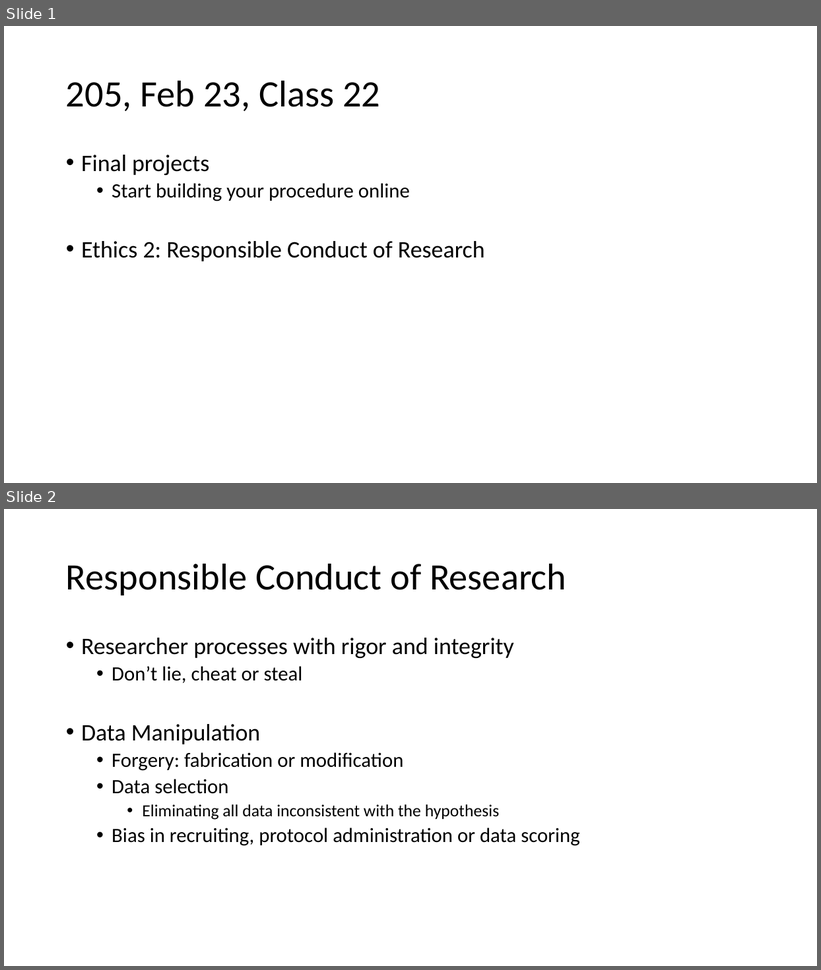
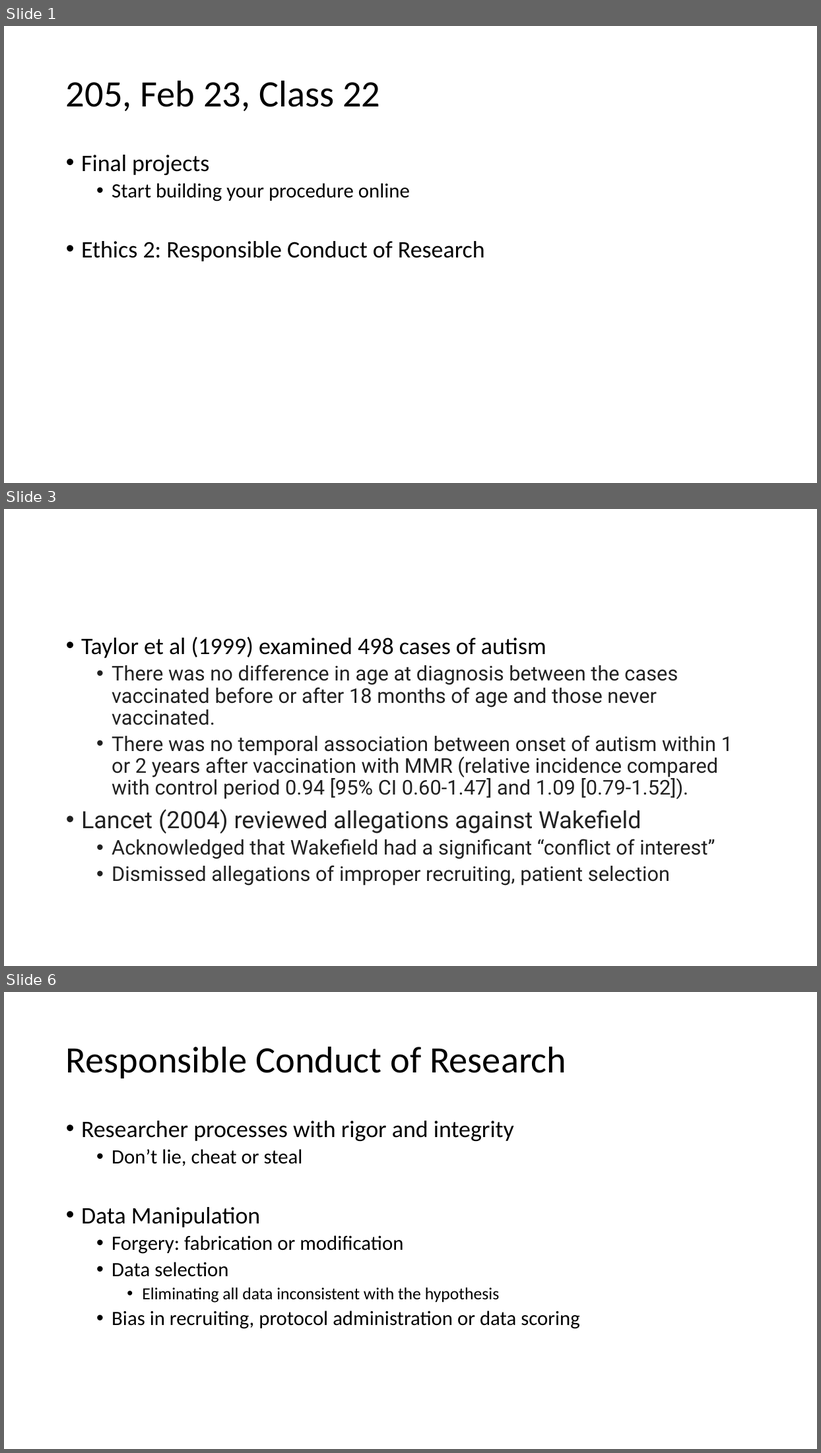
Before and after one commit to preber/Research-Methods, a slide deck: Class Slides 2024/Class 22.pptx. Shown one above the other, each under a label of ours: slides 1 and 2 before the commit, slides 1, 3 and 6 after it; the slides between them are not shown. The pictures are 821x970 and 821x1453 pixels, drawn with LibreOffice and Linux fonts; fonts in the diff are those of the drawing. Boxes give left, top, right and bottom in pixels: in the first picture for what was removed or moved away, otherwise in the second. Text is boxed around its words. In the diff, an @@ line names an element or a change of style, - is before the commit and + after.

```diff
--- a/Class Slides 2024/Class 22.pptx
+++ b/Class Slides 2024/Class 22.pptx
@@ slide 3 added at box(4, 509, 817, 966), background #FFFFFF @@
@@ text added at box(81, 637, 733, 886), 24 pt, text #212121 @@
+• Taylor et al (1999) examined 498 cases of autism
+  • There was no difference in age at diagnosis between the cases vaccinated before or after 18 months of age and those never vaccinated.
+  • There was no temporal association between onset of autism within 1 or 2 years after vaccination with MMR (relative incidence compared with control period 0.94 [95% CI 0.60-1.47] and 1.09 [0.79-1.52]).
+• Lancet (2004) reviewed allegations against Wakefield
+  • Acknowledged that Wakefield had a significant “conflict of interest”
+  • Dismissed allegations of improper recruiting, patient selection
@@ what was slide 2 is now slide 6 @@
```
Also in this commit, not shown: 5 slides changed, 4 other slides added, 5 slides removed.
